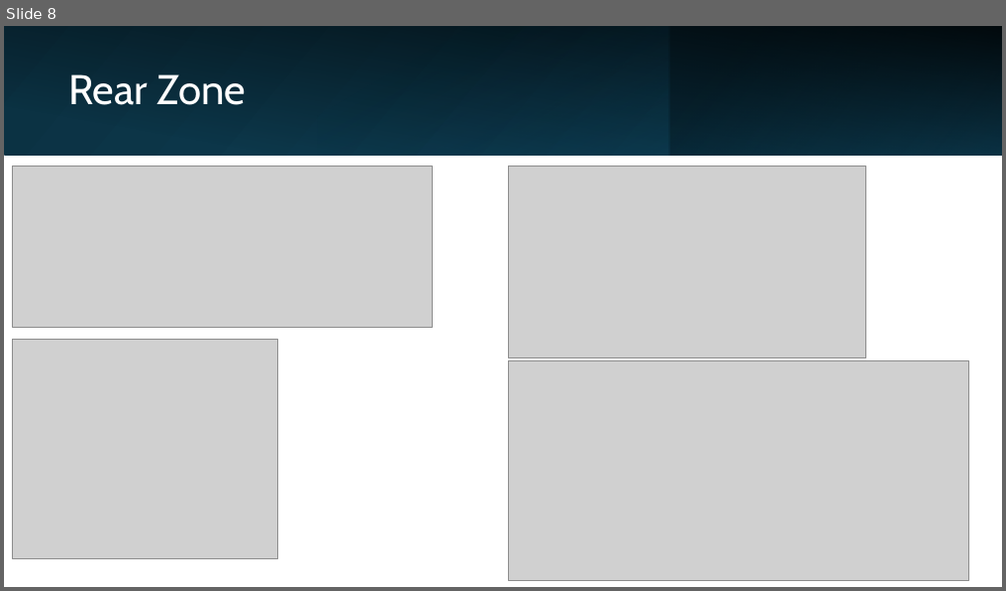
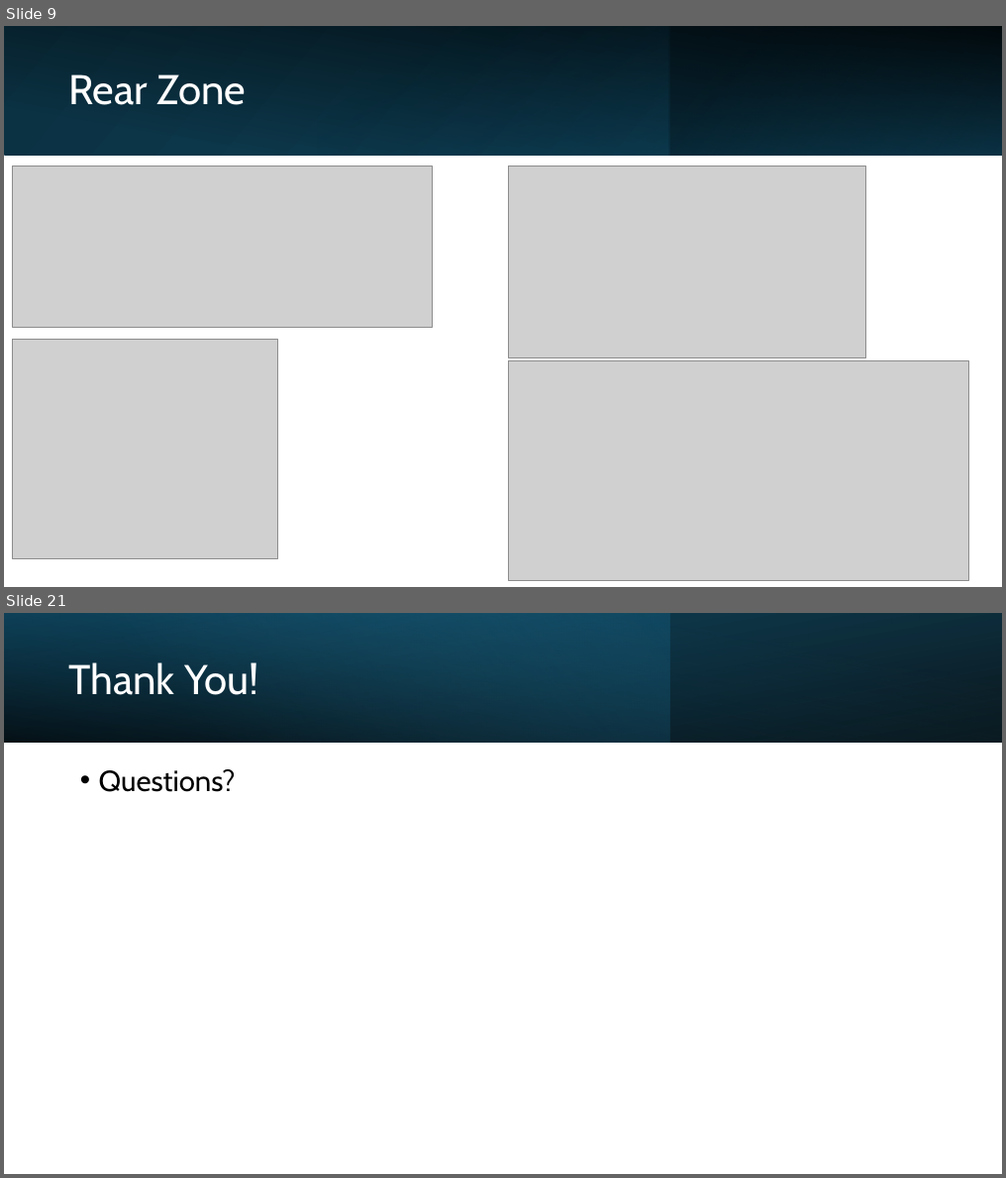
Before and after one commit to LF-RoGu/Model-Base-Systems, a slide deck: Presentation/C-ITS.pptx. Shown one above the other, each under a label of ours: slide 8 before the commit, slides 9 and 21 after it; the slides between them are not shown. The pictures are 1006x591 and 1006x1178 pixels, drawn with LibreOffice and Linux fonts; fonts in the diff are those of the drawing; grey boxes stand for pictures. Boxes give left, top, right and bottom in pixels: in the first picture for what was removed or moved away, otherwise in the second. Text is boxed around its words. In the diff, an @@ line names an element or a change of style, - is before the commit and + after.

```diff
--- a/Presentation/C-ITS.pptx
+++ b/Presentation/C-ITS.pptx
@@ slide 21 added at (x1=4, y1=613, x2=1002, y2=1174), background #FFFFFF @@
@@ rectangle added at (x1=4, y1=613, x2=1002, y2=742), fill gradient #000000 to #104862 @@
@@ rectangle added at (x1=4, y1=613, x2=669, y2=742), fill gradient #156082 to #46B1E1 @@
@@ rectangle added at (x1=4, y1=613, x2=1002, y2=742), fill gradient #000000 to #156082 @@
@@ title added at (x1=68, y1=663, x2=258, y2=695), 40 pt, text #FFFFFF @@
+Thank You!
@@ text added at (x1=99, y1=769, x2=236, y2=792), 28 pt, text #000000 @@
+• Questions?
@@ what was slide 8 is now slide 9 @@
```
Also in this commit, not shown: 6 slides changed, 9 other slides added, 4 slides removed.
